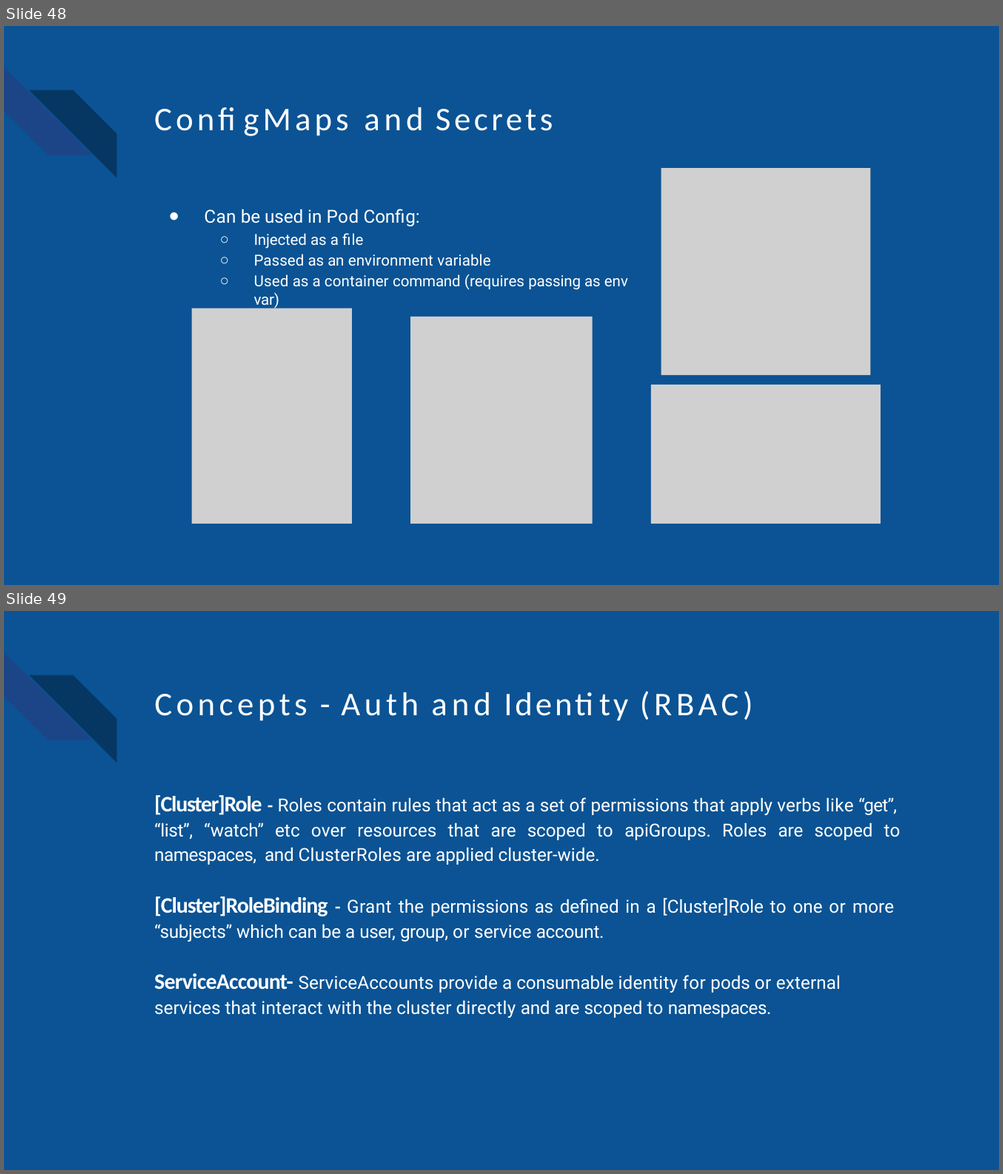
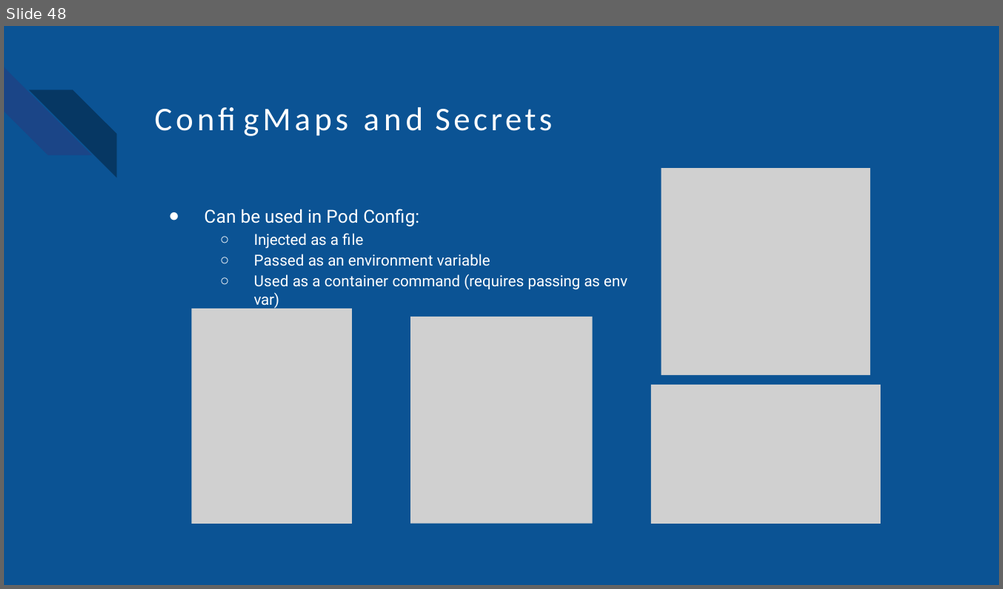
Before and after one commit to dragrom/kubernetes-exemples, a slide deck: presentation/kubernetes-basic concepts.ppt. Shown one above the other, each under a label of ours: slides 48 and 49 before the commit, slide 48 after it. The pictures are 1003x1174 and 1003x589 pixels, drawn with LibreOffice and Linux fonts; fonts in the diff are those of the drawing; grey boxes stand for pictures; background and template pictures are left out. Boxes give left, top, right and bottom in pixels: in the first picture for what was removed or moved away, otherwise in the second. Text is boxed around its words. In the diff, an @@ line names an element or a change of style, - is before the commit and + after.

```diff
--- a/presentation/kubernetes-basic concepts.ppt
+++ b/presentation/kubernetes-basic concepts.ppt
@@ slide 49 removed at (4, 611, 999, 1170), background #FFFFFF; not listed: 3 template elements that a slide beside it also shows @@
@@ text removed at (153, 681, 764, 762) @@
-Concepts - Auth and Identity (RBAC)
@@ text removed at (154, 795, 900, 1018) @@
-[Cluster]Role - Roles contain rules that act as a set of permissions that apply verbs like “get”, “list”, “watch” etc over resources that are scoped to apiGroups. Roles are scoped to namespaces, and ClusterRoles are applied cluster-wide.
-[Cluster]RoleBinding - Grant the permissions as defined in a [Cluster]Role to one or more “subjects” which can be a user, group, or service account.
-ServiceAccount- ServiceAccounts provide a consumable identity for pods or external services that interact with the cluster directly and are scoped to namespaces.
@@ slide 48 changed as well @@
@@ text at (204, 209, 627, 309): letter spacing 0.3 to 0.2 pt in "Pod"; letter spacing 0.1 to 0 pt in "environment variable", "container" @@
```
Also in this commit, not shown: 43 other slides changed, 4 slides added, 20 other slides removed, 7 other files.
